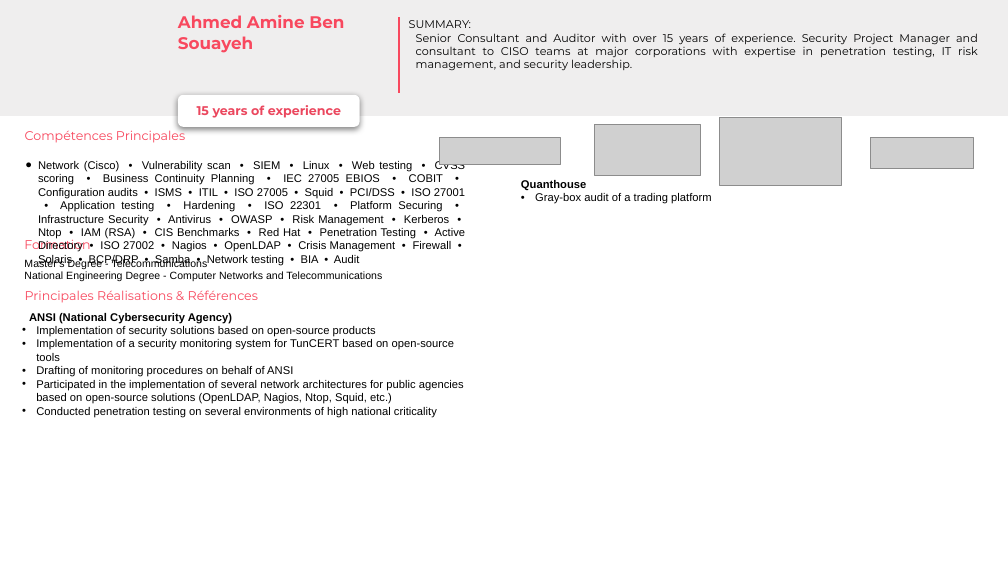
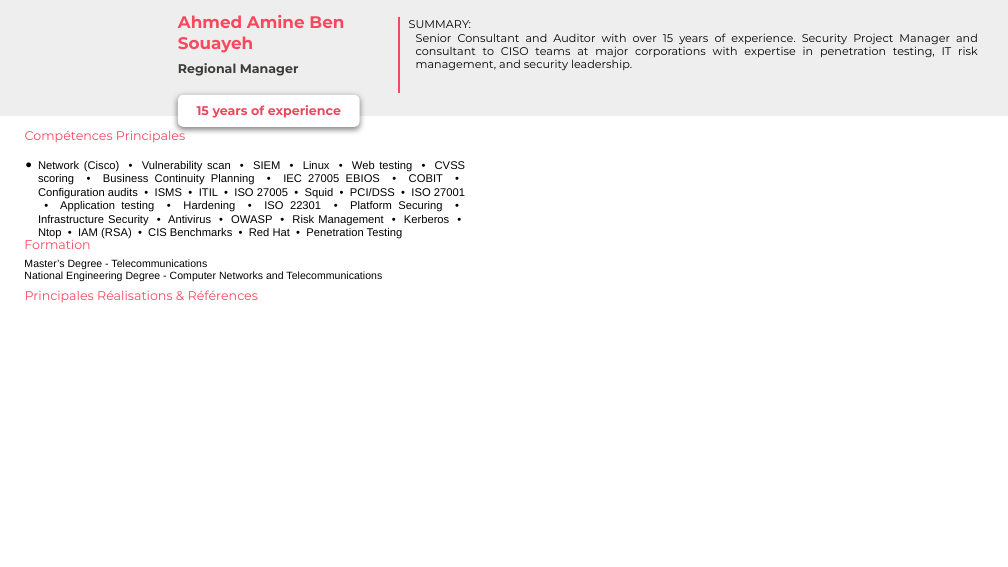
Before and after one commit to OmarDahmen97/DevosmartBid, a slide deck: slide 1 of generated_cvs/6a75918d8dcfd53b573b8eef.pptx. Drawn at 1008x567 pixels with LibreOffice and Linux fonts; fonts in the diff are those of the drawing; grey boxes stand for pictures; background and template pictures are left out. Boxes give left, top, right and bottom in pixels: in the first picture for what was removed or moved away, otherwise in the second. Text is boxed around its words. In the diff, an @@ line names an element or a change of style, - is before the commit and + after.

```diff
--- a/generated_cvs/6a75918d8dcfd53b573b8eef.pptx
+++ b/generated_cvs/6a75918d8dcfd53b573b8eef.pptx
@@ subtitle added at <box>178,63,299,76</box>, 9 pt, text #3C3C3A, bold @@
+Regional Manager
@@ picture removed at <box>719,118,841,186</box> @@
@@ picture removed at <box>439,138,560,165</box> @@
@@ picture removed at <box>595,125,701,176</box> @@
@@ picture removed at <box>871,138,974,169</box> @@
@@ text at <box>38,161,466,238</box>: text changed @@
-● Network (Cisco) • Vulnerability scan • SIEM • Linux • Web testing • CVSS scoring • Business Continuity Planning • IEC 27005 EBIOS • COBIT • Configuration audits • ISMS • ITIL • ISO 27005 • Squid • PCI/DSS • ISO 27001 • Application testing • Hardening • ISO 22301 • Platform Securing • Infrastructure Security • Antivirus • OWASP • Risk Management • Kerberos • Ntop • IAM (RSA) • CIS Benchmarks • Red Hat • Penetration Testing • Active Directory • ISO 27002 • Nagios • OpenLDAP • Crisis Management • Firewall • Solaris • BCP/DRP • Samba • Network testing • BIA • Audit
+● Network (Cisco) • Vulnerability scan • SIEM • Linux • Web testing • CVSS scoring • Business Continuity Planning • IEC 27005 EBIOS • COBIT • Configuration audits • ISMS • ITIL • ISO 27005 • Squid • PCI/DSS • ISO 27001 • Application testing • Hardening • ISO 22301 • Platform Securing • Infrastructure Security • Antivirus • OWASP • Risk Management • Kerberos • Ntop • IAM (RSA) • CIS Benchmarks • Red Hat • Penetration Testing
@@ text removed at <box>521,180,712,204</box> @@
-Quanthouse
-• Gray-box audit of a trading platform
@@ text removed at <box>29,313,464,417</box> @@
-ANSI (National Cybersecurity Agency)
-• Implementation of security solutions based on open-source products
-• Implementation of a security monitoring system for TunCERT based on open-source tools
-• Drafting of monitoring procedures on behalf of ANSI
-• Participated in the implementation of several network architectures for public agencies based on open-source solutions (OpenLDAP, Nagios, Ntop, Squid, etc.)
-• Conducted penetration testing on several environments of high national criticality
```
Also in this commit, not shown: 1 other slide changed, 2 other files.
